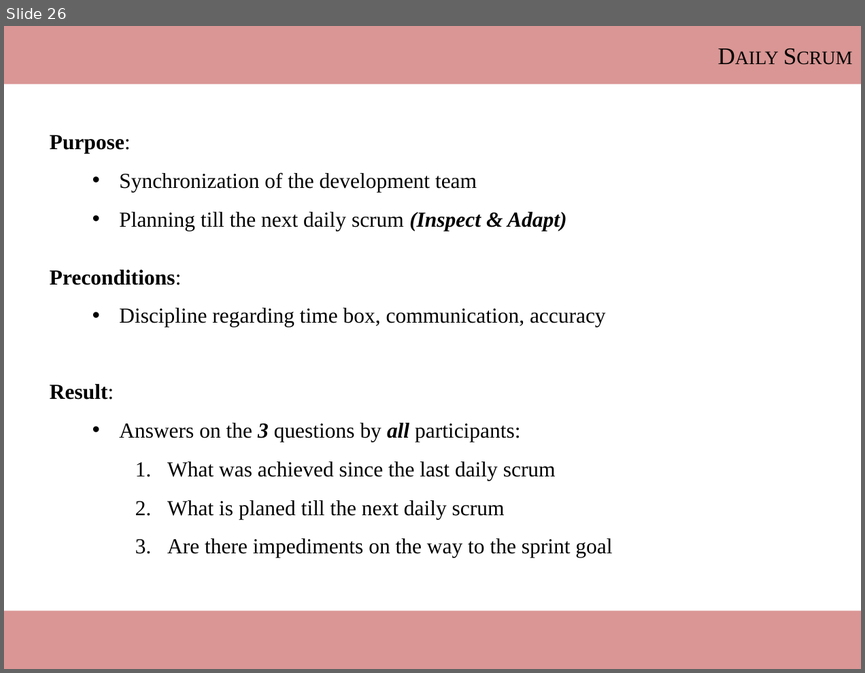
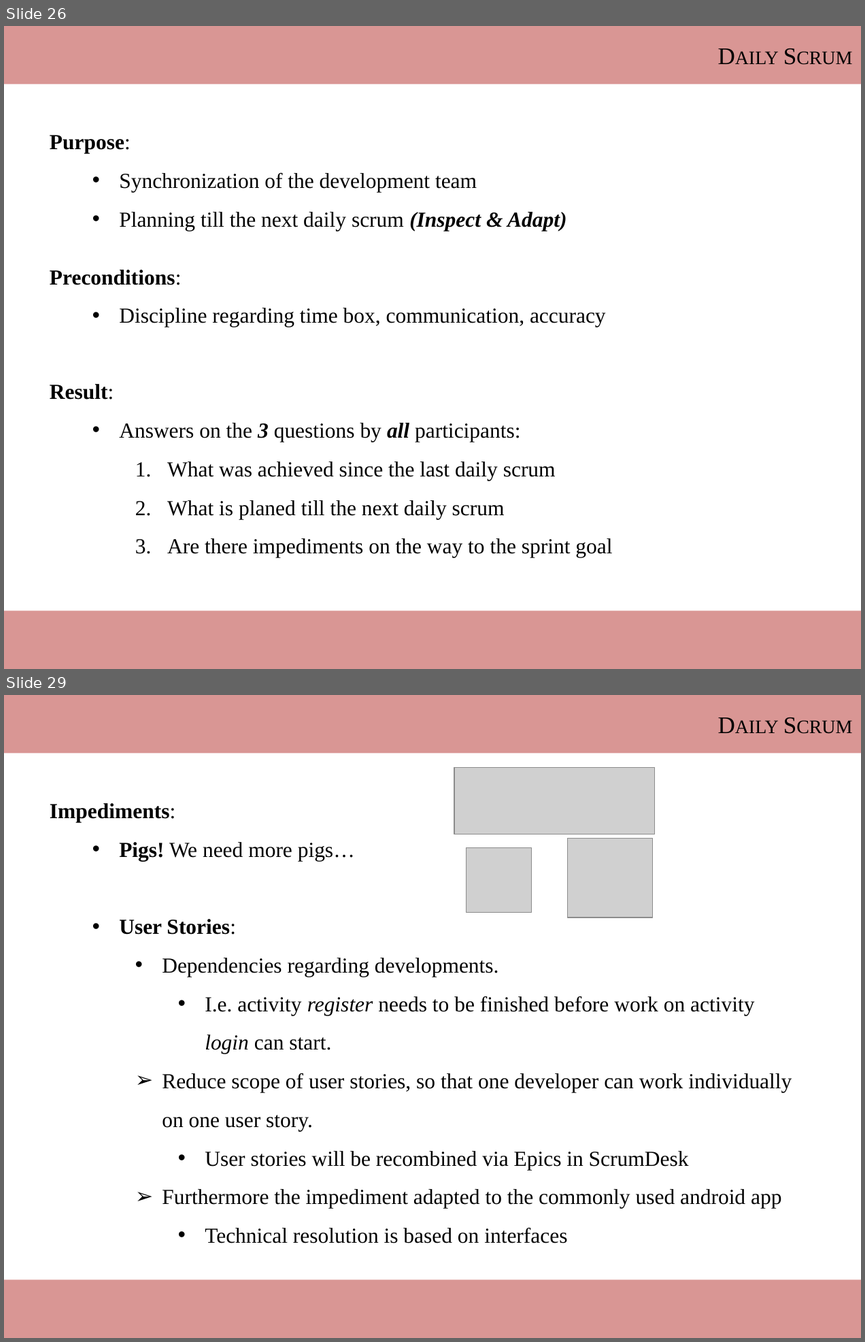
Before and after one commit to ThomasRoehl/ShopAdmin, a slide deck: Dokumentation/ShopAdmin_slidecollection.pptx. Shown one above the other, each under a label of ours: slide 26 before the commit, slides 26 and 29 after it; the slides between them are not shown. The pictures are 865x673 and 865x1342 pixels, drawn with LibreOffice and Linux fonts; fonts in the diff are those of the drawing; grey boxes stand for pictures. Boxes give left, top, right and bottom in pixels: in the first picture for what was removed or moved away, otherwise in the second. Text is boxed around its words. In the diff, an @@ line names an element or a change of style, - is before the commit and + after.

Commit message:
Updated Slides

```diff
--- a/Dokumentation/ShopAdmin_slidecollection.pptx
+++ b/Dokumentation/ShopAdmin_slidecollection.pptx
@@ slide 29 added at (4, 695, 861, 1338), background #FFFFFF @@
@@ rectangle added at (4, 695, 861, 753), fill #D99694, 20 pt, text #000000, small capitals @@
+Daily Scrum
@@ picture added at (454, 768, 654, 834) @@
@@ text added at (50, 803, 791, 1243), 18 pt, text #000000 @@
+Impediments:
+  • Pigs! We need more pigs…
+  • User Stories:
+    • Dependencies regarding developments.
+      • I.e. activity register needs to be finished before work on activity login can start.
+    ➢ Reduce scope of user stories, so that one developer can work individually on one user story.
+      • User stories will be recombined via Epics in ScrumDesk
+    ➢ Furthermore the impediment adapted to the commonly used android app
+      • Technical resolution is based on interfaces
@@ picture added at (466, 847, 531, 913) @@
@@ picture added at (567, 838, 653, 918) @@
@@ rectangle added at (4, 1279, 861, 1338), fill #D99694 @@
```
Also in this commit, not shown: 1 slide changed, 2 other slides added, 1 slide removed, 2 other files.
